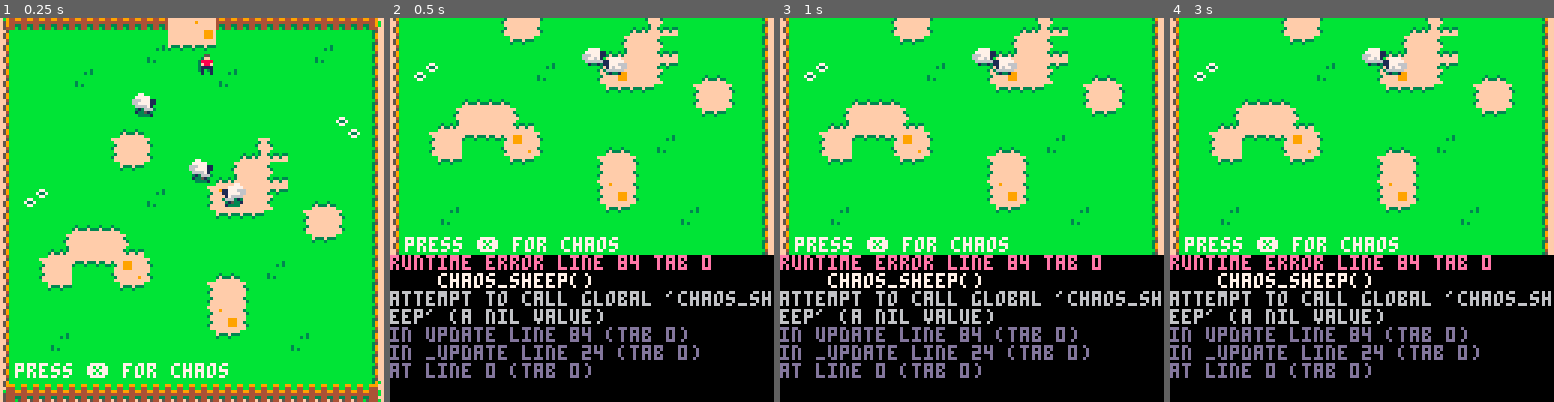
Above: before the commit, frames 1-4 (left to right).
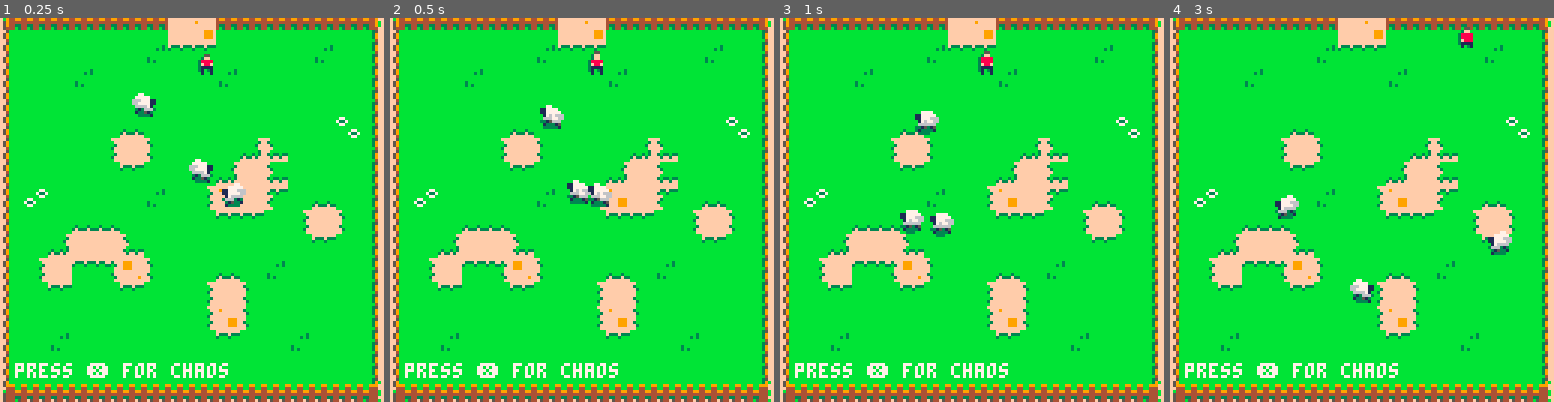
Above: after the commit, the same moments.

Repository: derpycoder/bull-sheep
Game: PICO-8 cartridge bull_sheep.p8
The game is run twice, just before and just after one commit, with the same random seed, the same clock (stepped at 60 frames per second) and the same inputs.
Inputs:
- Up to frame 1 (0.25 s): no input
- Up to frame 2 (0.5 s): tap X (X key) at 0.33 s
- Up to frame 3 (1 s): no input
- Up to frame 4 (3 s): tap X (X key) at 1.07, 1.85, 2.97 s; hold Right 1.6-2.1 s; hold Up 2.15-2.42 s; hold Right from 2.47 s (still down)

Frame 1 is identical in both runs. In frame 2, 56% of the frame differs, in the area x 0-100%, y 0-100%; in frame 3, 56%; in frame 4, 56%.
Error before the commit: runtime error line 84 tab 0; chaos_sheep(); attempt to call global 'chaos_sheep' (a nil value)

Commit message:
Corrected Logic Error

Diff:
--- a/bull_sheep.p8
+++ b/bull_sheep.p8
@@ -84,7 +84,7 @@
    self:bounce()
 
    if btnp(❎) then
-    chaos_sheep()
+    self:chaos()
    end
   end,
   draw = function(self)
@@ -113,6 +113,10 @@
     self.phys.dy =- self.phys.dy
     sfx(0)
    end
+  end,
+  chaos = function(self)
+   self.phys.dx = rnd(4) - 2
+   self.phys.dy = rnd(2) - 1
   end
  }
 end
